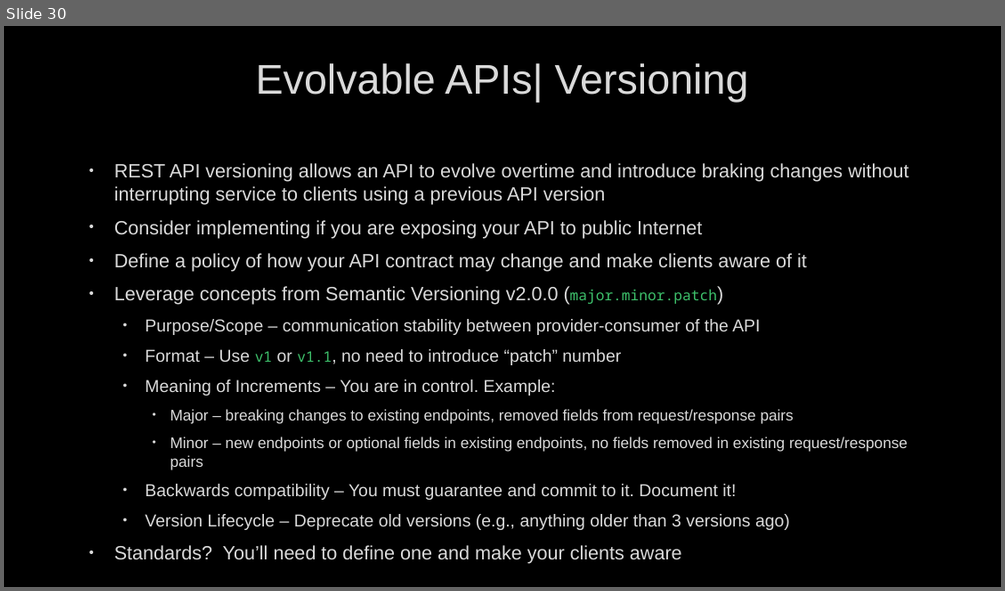
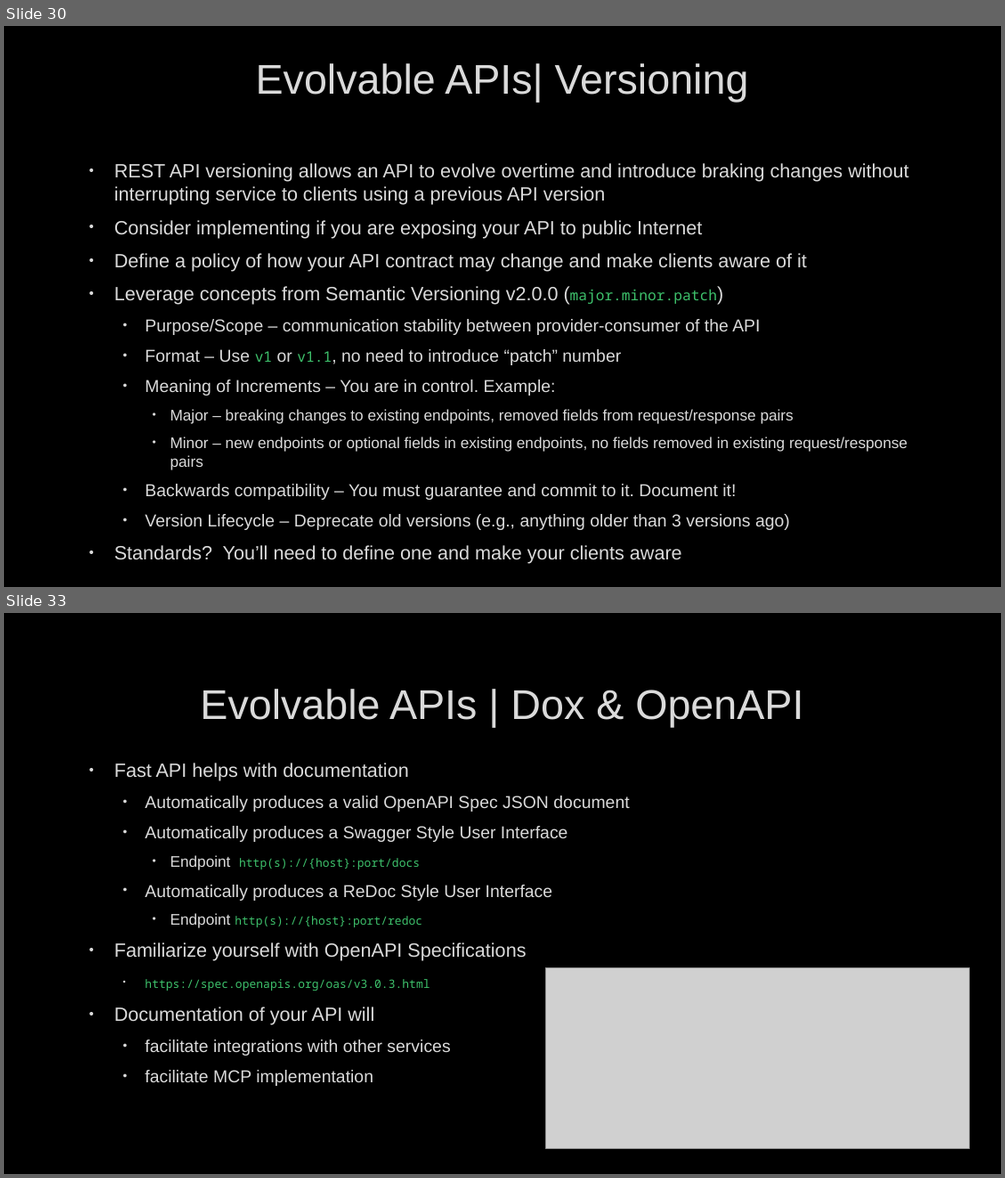
Before and after one commit to SheetMetalConnect/api-workshop, a slide deck: zzz-additional-documentation/Rest-Api-Design-Build-Run-Day-2.pptx. Shown one above the other, each under a label of ours: slide 30 before the commit, slides 30 and 33 after it; the slides between them are not shown. The pictures are 1005x591 and 1005x1178 pixels, drawn with LibreOffice and Linux fonts; fonts in the diff are those of the drawing; grey boxes stand for pictures; background and template pictures are left out. Boxes give left, top, right and bottom in pixels: in the first picture for what was removed or moved away, otherwise in the second. Text is boxed around its words. In the diff, an @@ line names an element or a change of style, - is before the commit and + after.

Commit message:
updated the pptx files

```diff
--- a/zzz-additional-documentation/Rest-Api-Design-Build-Run-Day-2.pptx
+++ b/zzz-additional-documentation/Rest-Api-Design-Build-Run-Day-2.pptx
@@ slide 33 added at box(4, 613, 1001, 1174), background picture (left out) @@
@@ title added at box(200, 689, 803, 727), 40 pt, text #DADADA @@
+Evolvable APIs | Dox & OpenAPI
@@ text added at box(114, 763, 629, 1086), 16.6 pt, text #DADADA @@
+• Fast API helps with documentation
+  • Automatically produces a valid OpenAPI Spec JSON document
+  • Automatically produces a Swagger Style User Interface
+    • Endpoint http(s)://{host}:port/docs
+  • Automatically produces a ReDoc Style User Interface
+    • Endpoint http(s)://{host}:port/redoc
+• Familiarize yourself with OpenAPI Specifications
+  • https://spec.openapis.org/oas/v3.0.3.html
+• Documentation of your API will
+  • facilitate integrations with other services
+  • facilitate MCP implementation
@@ picture added at box(546, 968, 970, 1149) @@
```
Also in this commit, not shown: 3 slides changed, 4 other slides added, 33 slides removed, 1 other file.
